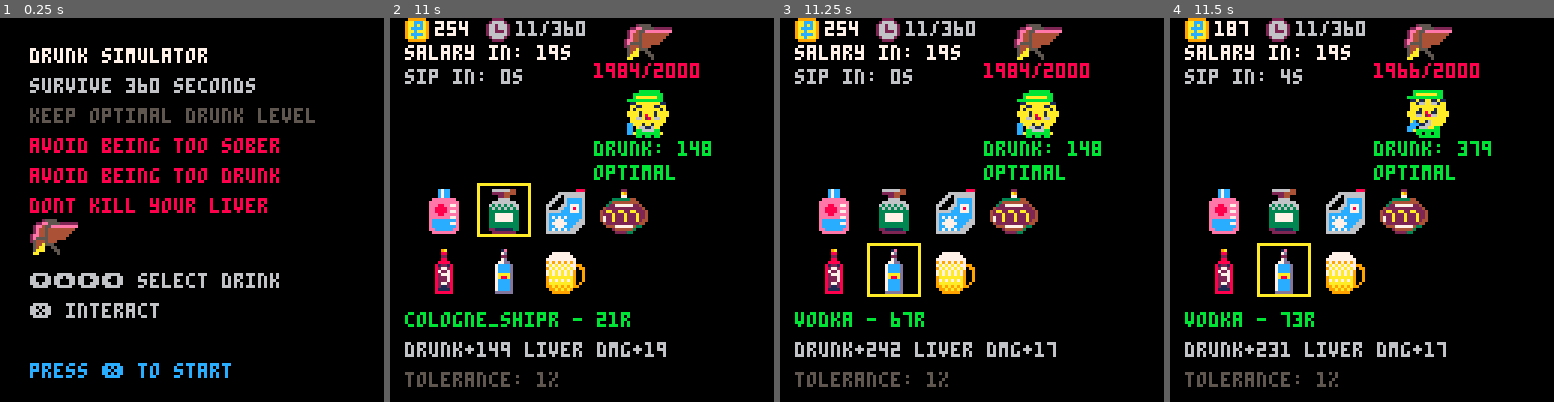
Above: before the commit, frames 1-4 (left to right).
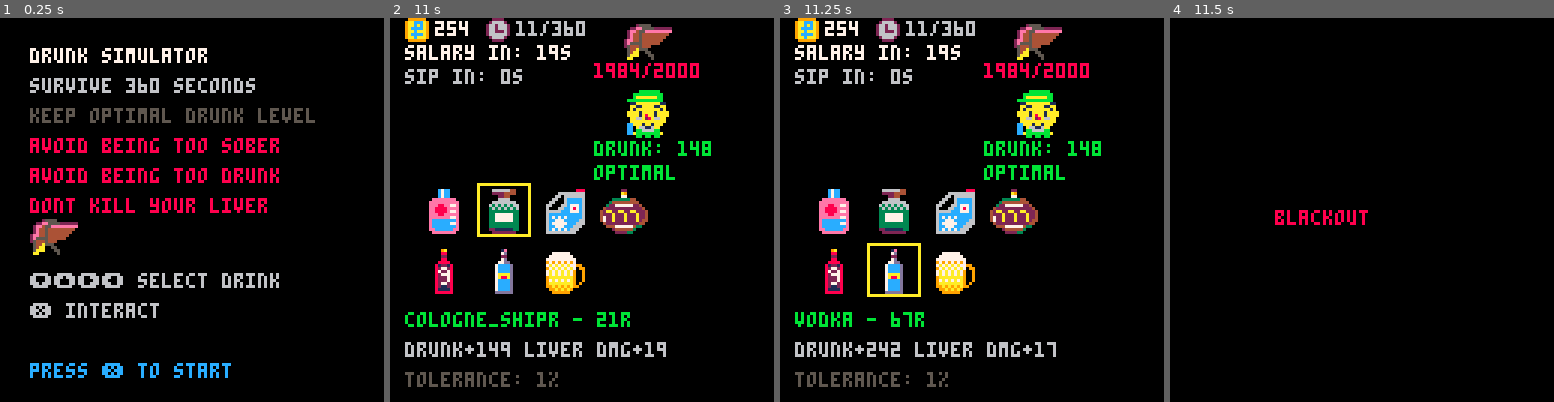
Above: after the commit, the same moments.

Repository: fritzlolpro/picopico
Game: PICO-8 cartridge carts/drunk.p8
Same seed, same stepped clock (60 frames per second), same inputs: the game is played once before the commit and once after it.
Inputs:
- Up to frame 1 (0.25 s): no input
- Up to frame 2 (11 s): tap Down at 0.7 s; tap X (X key) at 1.43, 2.07, 2.82, 3.57, 4.32, 5.07, 5.82, 6.57, 7.32, 8.07, 8.82, 9.57, 10.32 s; hold Up 1.97-2.63 s; hold Right 2.68-3.02 s; hold Down 3.07-3.73 s; hold Left 3.78-4.12 s; hold Up 4.17-4.5 s; hold Left 4.55-5.05 s; hold Right 5.1-5.93 s; hold Up 5.98-6.65 s; hold Right 6.7-7.03 s; hold Down 7.08-7.75 s; hold Left 7.8-8.13 s; hold Up 8.18-8.52 s; hold Left 8.57-9.07 s; hold Right 9.12-9.95 s; hold Up 10-10.67 s; hold Right from 10.72 s (still down)
- Up to frame 3 (11.25 s): release Right at 11.05 s; tap X (X key) at 11.07 s; hold Down from 11.1 s (still down)
- Up to frame 4 (11.5 s): keep holding Down

Frames 1-3 are identical in both runs. In frame 4, 14% of the frame differs, in the area x 3-84%, y 0-97%.

Commit message:
increase blackout duration and adjust vodka effect chance to guarantee activation

Diff:
--- a/carts/drunk.p8
+++ b/carts/drunk.p8
@@ -135,7 +135,7 @@
 
 function vodka_effect()
     -- Blackout 2 sec (controls don't work)
-    blackout_timer = 220
+    blackout_timer = 360
     -- 2 seconds at 60fps
 end
 
@@ -210,7 +210,8 @@
         price = 67,
         intoxication = 235,
         liver_damage = 17,
-        effect_chance = 0.12,
+        -- effect_chance = 0.12,
+        effect_chance = 1,
         effect_func = vodka_effect,
         total_consumed = 0,
         consecutive_consumed = 0
@@ -1123,6 +1124,11 @@
     if wasted_timer > 0 and rnd(1) <= 0.5 then
         -- Apply additional glitch effects when wasted
         glitch_scanlines(1.0)
+    end
+
+    if blackout_timer > 0 then
+        -- Apply blackout effect
+        glitch_screen_inversion(1.0)
     end
 end
 
